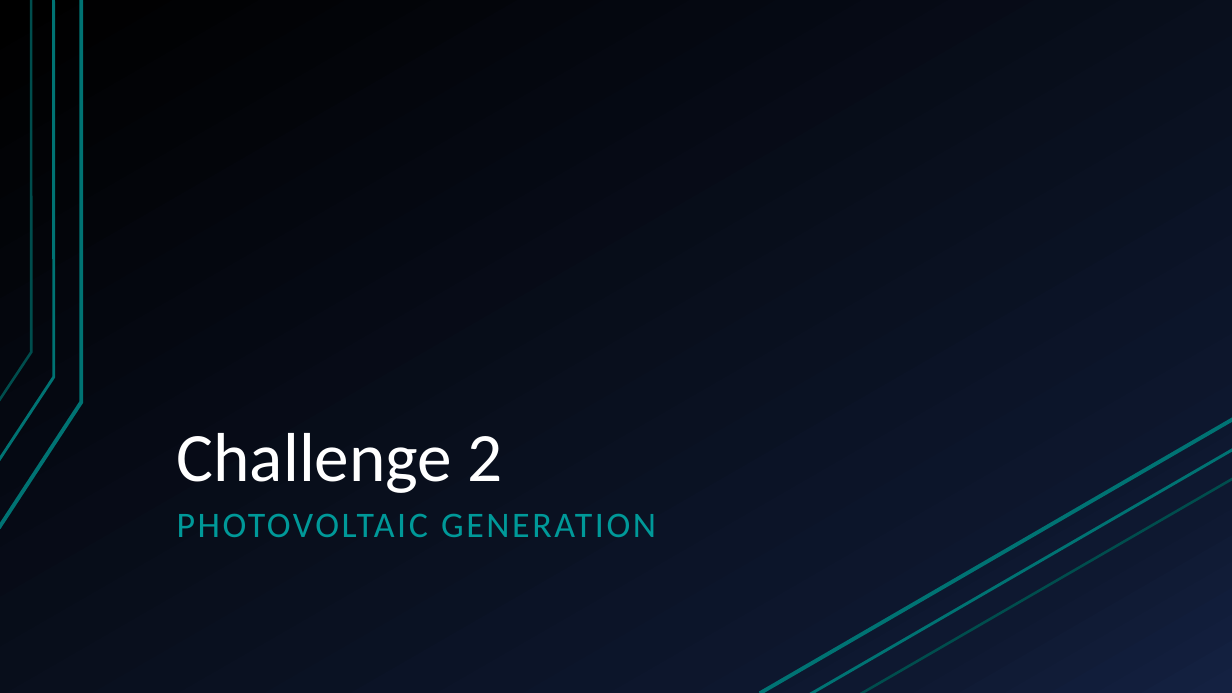
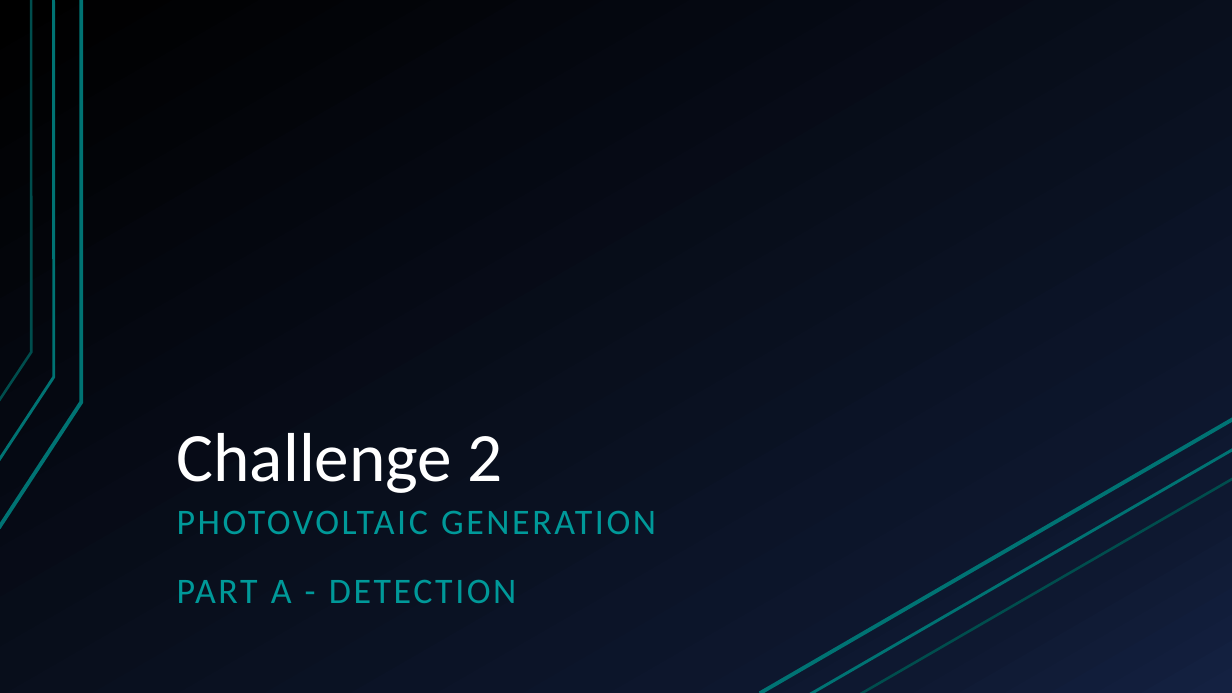
Before and after one commit to sofiary/teamunicornn, a slide deck: slide 4 of Western Power Hack-a-Gig Presentation.pptx. Drawn at 1232x693 pixels with LibreOffice and Linux fonts; fonts in the diff are those of the drawing. Boxes give left, top, right and bottom in pixels: in the first picture for what was removed or moved away, otherwise in the second. Text is boxed around its words. In the diff, an @@ line names an element or a change of style, - is before the commit and + after.

```diff
--- a/Western Power Hack-a-Gig Presentation.pptx
+++ b/Western Power Hack-a-Gig Presentation.pptx
@@ text at (177,511,656,534): line spacing 0.9 to 0.8 @@
@@ text at (177,580,516,603): paragraph added @@
+PART A - DETECTION
```
Also in this commit, not shown: 2 other slides changed, 5 slides added, 1 slide removed.
